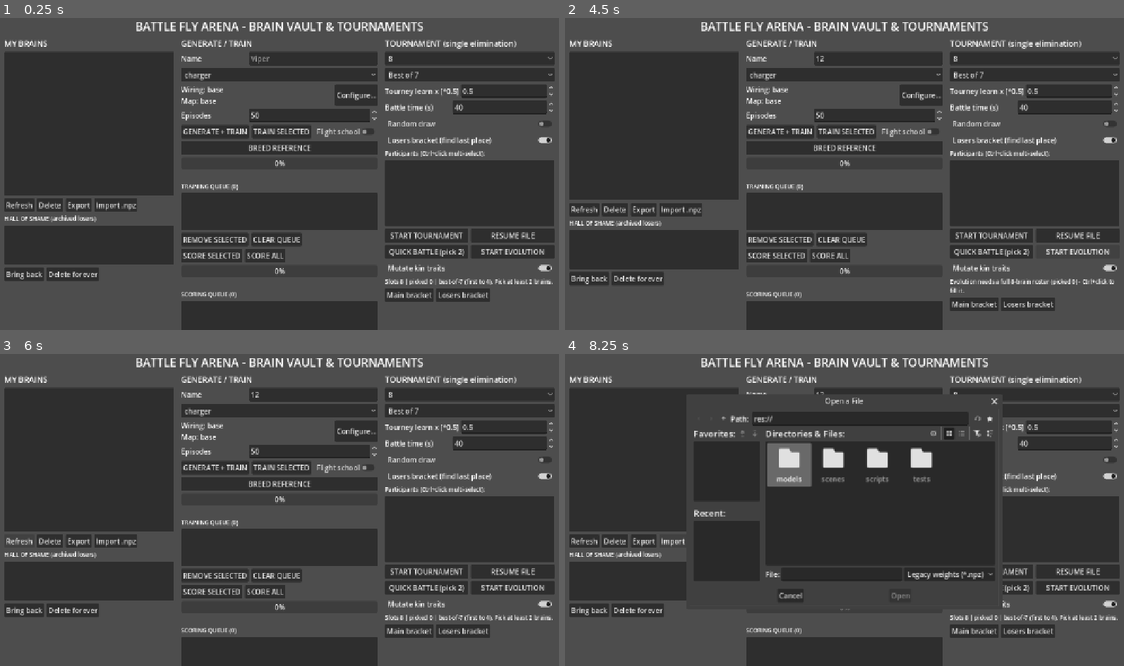
Above: before the commit, frames 1-4 (two rows, left to right).
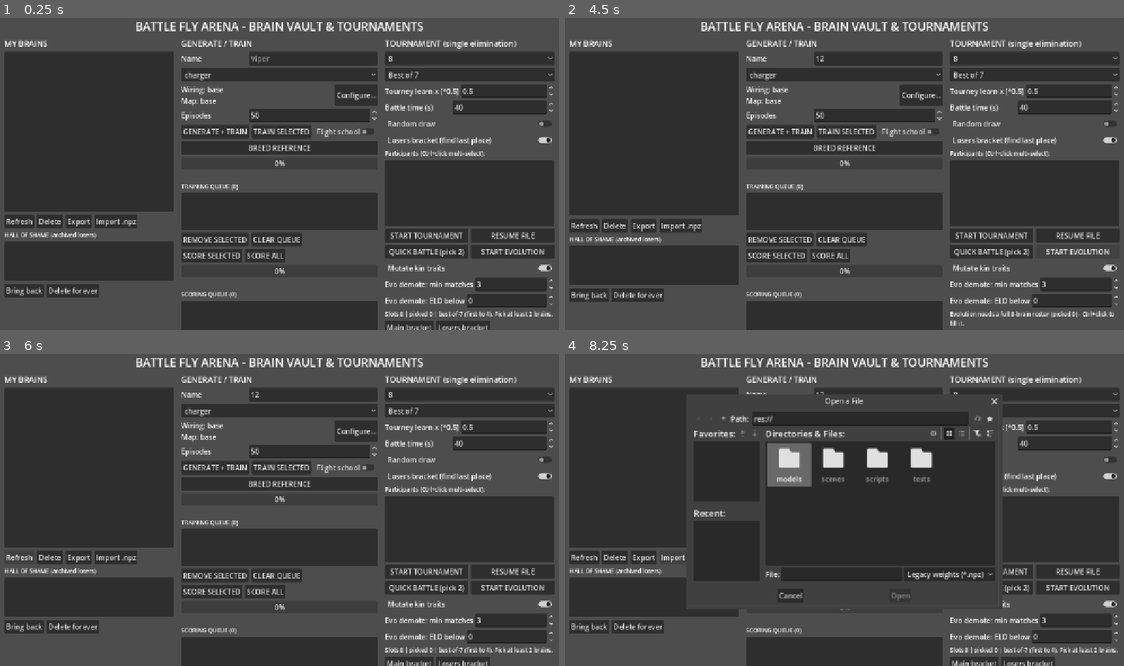
Above: after the commit, the same moments.

Repository: doku/flybrain-arena
Game: Godot game, scene res://scenes/MainMenu.tscn
Same seed, same stepped clock (60 frames per second), same inputs: the game is played once before the commit and once after it.
Inputs (mouse positions are in pixels of both pictures, inside the frame that each line leads up to):
- Up to frame 1 (0.25 s): no input
- Up to frame 2 (4.5 s): click (878, 58) at 0.52 s; type "12" at 0.6 s; click "RESUME FILE" at 1.25 s; click "QUICK BATTLE (pick 2)" at 2 s; click "START TOURNAMENT" at 2.75 s; click "START TOURNAMENT" at 3.5 s; click "START EVOLUTION" at 4.25 s
- Up to frame 3 (6 s): click "START EVOLUTION" at 5 s; click "Refresh" at 5.75 s
- Up to frame 4 (8.25 s): click "Refresh" at 6.5 s; click "Export" at 7.25 s; click "Import .npz" at 8 s

The runs differ from the first frame. In frame 1, 7.1% of the frame differs, in the area x 0-99%, y 56-100%; in frame 2, 6.8%; in frame 3, 7.1%; in frame 4, 5.8%.

Commit message:
Background-queue handoff, qualified random pool draws, demotion menu options

Diff:
--- a/arena/scripts/ArenaManager.gd
+++ b/arena/scripts/ArenaManager.gd
@@ -3490,20 +3490,27 @@
 	return "POOL: " + (", ".join(names) if names.size() > 0 else "empty")
 
 
+const POOL_MIN_TRAIN := 50
+
 func _event_maintain_pool() -> void:
 	# Breed-ahead: keep wilds training toward the bench while the
 	# event plays (clones need the champion, so they queue post-final).
+	# Qualified bench + pipeline below target queues another wild.
 	if not _event_active():
 		return
 	var director := _director()
 	if director == null:
 		return
-	var ev: Dictionary = director.event_load(_event_id())
+	var eid := _event_id()
+	var ev: Dictionary = director.event_load(eid)
 	if ev.is_empty():
 		return
 	var evo: Dictionary = director.tourney.get("evo", {})
 	var gen := int(evo.get("generation", 1))
-	var busy := (ev.get("pool", []) as Array).size()
+	var st: Dictionary = ev.get("settings", {})
+	var q: Dictionary = director.event_pool_qualified(eid, POOL_MIN_TRAIN,
+		float(st.get("elo_cutoff", 0.0)))
+	var busy := (q.get("qualified", []) as Array).size()
 	for spec in _evo_pending():
 		var sk := str((spec as Dictionary).get("kind", ""))
 		if sk == "wild" or sk == "clone":
@@ -3749,40 +3756,56 @@
 	_request_current_battle_load()
 
 
-func _event_await_pool() -> bool:
-	# Block the handoff until the bench holds two (adoptions land via
-	# the watcher; missing kinds are awaited through the shared slot).
+func _event_pool_ready_count() -> int:
+	# Qualified bench brains (schooled + above the demotion line).
+	var director := _director()
+	if director == null:
+		return 0
+	var ev: Dictionary = director.event_load(_event_id())
+	if ev.is_empty():
+		return 0
+	var st: Dictionary = ev.get("settings", {})
+	var q: Dictionary = director.event_pool_qualified(_event_id(),
+		POOL_MIN_TRAIN, float(st.get("elo_cutoff", 0.0)))
+	return (q.get("qualified", []) as Array).size() if bool(q.get("ok", false)) else 0
+
+
+func _event_pool_wait() -> bool:
+	# Rare fallback: bench short at handoff. Waits on the FINAL review
+	# screen (bracket visible, queue status live) while the background
+	# queue works - never a bare progress bar. STOP aborts.
 	var director := _director()
 	if director == null:
 		return false
-	_event_drain_done_to_pool()
-	_show_evo_phase("STOCKING POOL", "Waiting on pool breeds...")
-	for kind in ["wild", "clone"]:
-		if not _evo_active():
-			_hide_evo_phase()
-			return false
+	_show_arena_bracket("FINAL REVIEW - STOCKING BENCH (%d/%d qualified)" % [
+		_event_pool_ready_count(), EVENT_POOL_TARGET])
+	var waited := 0.0
+	while _evo_active() and waited < EVO_AWAIT_TIMEOUT:
+		await get_tree().create_timer(5.0).timeout
+		waited += 5.0
+		_evo_adopt_finished()
 		_event_drain_done_to_pool()
-		var ev: Dictionary = director.event_load(_event_id())
-		if (ev.get("pool", []) as Array).size() >= EVENT_POOL_TARGET:
-			break
-		if _evo_has_kind(kind):
-			var got := await _evo_await_queued(kind)
-			_event_drain_done_to_pool()
-			if got == "" and _evo_active():
-				_hide_evo_phase()
-				_evo_abort(kind + " breeding failed - " + _evo_spawn_why())
-				return false
-	_hide_evo_phase()
-	var ev2: Dictionary = director.event_load(_event_id())
-	if (ev2.get("pool", []) as Array).size() < EVENT_POOL_TARGET:
-		_evo_abort("pool short - refusing a short-bench event")
+		_event_maintain_pool()
+		var ready := _event_pool_ready_count()
+		if is_instance_valid(status_label):
+			status_label.text = "Bench %d/%d qualified - queue breeding..." % [ready, EVENT_POOL_TARGET]
+		if ready >= EVENT_POOL_TARGET:
+			_hide_arena_bracket()
+			return true
+	_hide_arena_bracket()
+	if not _evo_active():
 		return false
-	return true
+	_evo_abort("pool short - refusing a short-bench event")
+	return false
 
 
 func _run_event_handoff() -> void:
 	# Final's tournament_end: the title request already went out above.
-	# Bank the record, eliminate two, stock the bench, chain next event.
+	# Bank the record, eliminate two, queue the next bench generation,
+	# and chain the next event WITHOUT blocking on training: breeds
+	# ride the background queue (their specs carry into the new event
+	# file, so no verdict ever orphans). Only a short bench parks on
+	# the review screen until the queue delivers.
 	var director := _director()
 	if director == null:
 		return
@@ -3792,7 +3815,11 @@
 	_show_callout("EVENT %s CHAMPION: %s" % [eid, director.champion_name()],
 		Color(1.0, 0.85, 0.3), "ELIMINATION + BREEDING", "", false)
 	_event_drain_done_to_pool()
-	var elim: Dictionary = director.event_eliminate(eid, EVENT_MIN_MATCHES)
+	var ev0: Dictionary = director.event_load(eid)
+	var st0: Dictionary = ev0.get("settings", {})
+	var elim: Dictionary = director.event_eliminate(eid,
+		int(st0.get("min_matches", EVENT_MIN_MATCHES)),
+		float(st0.get("elo_cutoff", 0.0)))
 	if not bool(elim.get("ok", false)):
 		_evo_abort("elimination failed: " + str(elim.get("error", "?")))
 		return
@@ -3806,8 +3833,10 @@
 			_evo_clone_parent2(gen + 1, champ_id))
 	if not _evo_has_kind("wild"):
 		_evo_queue_wild(gen + 1)
-	if not await _event_await_pool():
-		return
+	_event_drain_done_to_pool()
+	if _event_pool_ready_count() < EVENT_POOL_TARGET:
+		if not await _event_pool_wait():
+			return
 	_event_start_next(ev, gone)
 
 
@@ -3827,7 +3856,8 @@
 	if survivors.size() != 14:
 		_evo_abort("event survivors %d != 14" % survivors.size())
 		return
-	var draw: Dictionary = director.event_draw_pool(eid, EVENT_POOL_TARGET)
+	var draw: Dictionary = director.event_draw_pool(eid, EVENT_POOL_TARGET,
+		POOL_MIN_TRAIN, float(st.get("elo_cutoff", 0.0)))
 	if not bool(draw.get("ok", false)):
 		_evo_abort("pool draw failed: " + str(draw.get("error", "?")))
 		return
@@ -3837,8 +3867,13 @@
 		_evo_abort("next event failed: " + str(beg.get("error", "?")))
 		return
 	var new_eid := str(beg.get("event_id", ""))
-	# Bench remainder rides into the new event; the queue starts clean
-	# (everything was awaited above, so no orphan verdicts follow).
+	# Bench remainder rides into the new event; in-flight breed specs
+	# ride along too (absolute result paths), so no verdict ever
+	# orphans across the boundary. Banked done entries stay behind:
+	# they already drained into the old pool.
+	var carried: Array = []
+	for spec in _evo_pending():
+		carried.append((spec as Dictionary).duplicate(true))
 	director.event_pool_add(new_eid,
 		(director.event_load(eid).get("pool", []) as Array))
 	var ev_new: Dictionary = director.event_load(new_eid)
@@ -3847,7 +3882,7 @@
 	director.tourney["evo"] = {"active": true, "generation": gen,
 		"episodes": EVO_EPISODES,
 		"mutate_traits": int(st.get("mutate_traits", 1)),
-		"pending": [], "done": {}}
+		"pending": carried, "done": {}}
 	director.save_state()
 	if not await _event_intermission("EVENT %s · GROUP A (GEN %d)" % [new_eid, gen],
 			_event_preview_sub("A")):
--- a/arena/scripts/MainMenu.gd
+++ b/arena/scripts/MainMenu.gd
@@ -61,6 +61,8 @@
 var tourney_random: CheckButton
 var tourney_consolation: CheckButton
 var evo_mutate_traits: CheckButton
+var evo_min_matches: SpinBox
+var evo_elo_cutoff: SpinBox
 var tourney_lr: SpinBox
 var tourney_round_time: SpinBox
 var player_list: ItemList
@@ -758,6 +760,10 @@
 	evo_mutate_traits.tooltip_text = "ON = each generation's winner-clone re-rolls one random trait (learning rate, dist gain, evasion, yaw bias) alongside genome structural mutation. OFF = exact hyperparameter copy."
 	evo_mutate_traits.button_pressed = true
 	c.add_child(evo_mutate_traits)
+	evo_min_matches = _spin("Evo demote: min matches", c, 1.0, 12.0, 1.0, 3.0,
+		"Ring experience required before a brain can be demoted to archives: only fighters with at least this many event matches are evaluated at generation end.")
+	evo_elo_cutoff = _spin("Evo demote: ELO below", c, 0.0, 2000.0, 25.0, 0.0,
+		"Demotion line: among experienced fighters, only those rated below this ELO are archived (0 = off, lowest-ELO pair goes regardless).")
 	bracket_status = Label.new()
 	bracket_status.add_theme_font_size_override("font_size", 13)
 	bracket_status.autowrap_mode = TextServer.AUTOWRAP_WORD_SMART
@@ -1468,7 +1474,9 @@
 		"round_time": tourney_round_time.value, "random_draw": false,
 		"mutate_traits": 1 if is_instance_valid(evo_mutate_traits)
 			and evo_mutate_traits.button_pressed else 0,
-		"episodes": 50, "min_matches": 3}
+		"episodes": 50,
+		"min_matches": int(evo_min_matches.value) if is_instance_valid(evo_min_matches) else 3,
+		"elo_cutoff": float(evo_elo_cutoff.value) if is_instance_valid(evo_elo_cutoff) else 0.0}
 	var beg: Dictionary = TournamentDirector.event_begin(ids, settings, 1)
 	if not bool(beg.get("ok", false)):
 		bracket_status.text = "Cannot start: %s" % str(beg.get("error", "?"))
--- a/arena/scripts/TournamentDirector.gd
+++ b/arena/scripts/TournamentDirector.gd
@@ -1680,10 +1680,13 @@
 	return {"ok": true, "advancers": qf}
 
 
-func event_eliminate_candidates(event_id: String, min_matches: int = 3, live_override: Dictionary = {}) -> Dictionary:
+func event_eliminate_candidates(event_id: String, min_matches: int = 3, elo_cutoff: float = 0.0, live_override: Dictionary = {}) -> Dictionary:
 	# Worst-first elimination order: played >= min_matches across the
-	# event files, lowest live ELO first. Pure (no archiving) so the
-	# rule is unit-testable; event_eliminate archives the bottom two.
+	# event files, lowest live ELO first. elo_cutoff > 0 restricts the
+	# axe to brains rated below it (menu demotion line); fewer than 2
+	# qualifiers falls back to matches-only order so the loop never
+	# stalls on an empty shortlist. Pure (no archiving) so the rule is
+	# unit-testable; event_eliminate archives the bottom two.
 	var ev := event_load(event_id)
 	if ev.is_empty():
 		return {"ok": false, "error": "no such event"}
@@ -1713,22 +1716,25 @@
 					var sid := str(m.get(slot + "_id", ""))
 					if sid != "":
 						played[sid] = int(played.get(sid, 0)) + 1
-	var live := live_override
-	if live.is_empty():
-		for b in list_brains():
-			var bd := b as Dictionary
-			live[str(bd.get("id", ""))] = float((bd.get("record", {}) as Dictionary).get("elo", 1200.0))
-	var cands: Array = []
+	var cards := _event_live_cards(live_override)
+	var experienced: Array = []
 	for pid in played.keys():
-		if int(played[pid]) >= min_matches and live.has(pid):
-			cands.append(pid)
-	cands.sort_custom(func(x, y): return float(live[x]) < float(live[y]))
-	return {"ok": true, "candidates": cands}
-
-
-func event_eliminate(event_id: String, min_matches: int = 3) -> Dictionary:
+		if int(played[pid]) >= min_matches and cards.has(pid):
+			experienced.append(pid)
+	experienced.sort_custom(func(x, y): return float((cards[x] as Dictionary).get("elo", 0.0)) < float((cards[y] as Dictionary).get("elo", 0.0)))
+	if elo_cutoff > 0.0:
+		var cut: Array = []
+		for pid in experienced:
+			if float((cards[pid] as Dictionary).get("elo", 0.0)) < elo_cutoff:
+				cut.append(pid)
+		if cut.size() >= 2:
+			return {"ok": true, "candidates": cut}
+	return {"ok": true, "candidates": experienced}
+
+
+func event_eliminate(event_id: String, min_matches: int = 3, elo_cutoff: float = 0.0) -> Dictionary:
 	# Archives the bottom two candidates with the reason stamped.
-	var cands := event_eliminate_candidates(event_id, min_matches)
+	var cands := event_eliminate_candidates(event_id, min_matches, elo_cutoff)
 	if not bool(cands.get("ok", false)):
 		return cands
 	var order: Array = cands.get("candidates", [])
@@ -1747,12 +1753,39 @@
 
 
 func _event_live_elo(live_override: Dictionary = {}) -> Dictionary:
-	var live := live_override
-	if live.is_empty():
-		for b in list_brains():
-			var bd := b as Dictionary
-			live[str(bd.get("id", ""))] = float((bd.get("record", {}) as Dictionary).get("elo", 1200.0))
-	return live
+	# Plain {id: elo} view (override values may be floats or full
+	# cards - normalized here so trim/sort math never sees a dict).
+	var cards := _event_live_cards(live_override)
+	var out := {}
+	for pid in cards.keys():
+		out[pid] = float((cards[pid] as Dictionary).get("elo", 0.0))
+	return out
+
+
+func _event_live_card(bd: Dictionary) -> Dictionary:
+	# Full live card for pool/elimination math: rating, schooling and
+	# ring experience in one place.
+	var r: Dictionary = bd.get("record", {})
+	var t: Dictionary = bd.get("training", {})
+	return {"elo": float(r.get("elo", 1200.0)),
+		"train": int(t.get("episodes", 0)),
+		"matches": int(r.get("matches", 0))}
+
+
+func _event_live_cards(live_override: Dictionary = {}) -> Dictionary:
+	var cards := {}
+	if not live_override.is_empty():
+		for pid in live_override.keys():
+			var v = live_override[pid]
+			if v is Dictionary:
+				cards[str(pid)] = v
+			else:
+				cards[str(pid)] = {"elo": float(v), "train": 0, "matches": 0}
+		return cards
+	for b in list_brains():
+		var bd := b as Dictionary
+		cards[str(bd.get("id", ""))] = _event_live_card(bd)
+	return cards
 
 
 func event_pool_add(event_id: String, ids: Array, live_override: Dictionary = {}) -> Dictionary:
@@ -1775,19 +1808,60 @@
 	return {"ok": true, "pool": pool}
 
 
-func event_draw_pool(event_id: String, n: int, live_override: Dictionary = {}) -> Dictionary:
-	# Top-n live ELO from the bench; drawn ids leave the pool.
+func event_pool_qualified(event_id: String, min_train: int = 50, elo_floor: float = 0.0, live_override: Dictionary = {}) -> Dictionary:
+	# Bench brains ready for the ring: schooled to min_train episodes
+	# with live ELO at/above the floor (floor <= 0 disables). Pure
+	# readout for handoff/maintain checks; the draw consumes.
 	var ev := event_load(event_id)
 	if ev.is_empty():
 		return {"ok": false, "error": "no such event"}
+	var cards := _event_live_cards(live_override)
+	var qualified: Array = []
+	for pid in (ev.get("pool", []) as Array):
+		var s := str(pid)
+		if not cards.has(s):
+			continue
+		var card: Dictionary = cards[s]
+		if int(card.get("train", 0)) >= min_train \
+				and float(card.get("elo", 0.0)) >= elo_floor:
+			qualified.append(s)
+	return {"ok": true, "qualified": qualified}
+
+
+func event_draw_pool(event_id: String, n: int, min_train: int = 50, elo_floor: float = 0.0, live_override: Dictionary = {}) -> Dictionary:
+	# Random draw weighted toward the least-experienced qualifiers
+	# (weight 1/(1+matches)): every schooled bench brain cycles into
+	# the ring over time instead of the top-ELO pair hogging every
+	# event. Drawn ids leave the pool.
+	var ev := event_load(event_id)
+	if ev.is_empty():
+		return {"ok": false, "error": "no such event"}
+	var q := event_pool_qualified(event_id, min_train, elo_floor, live_override)
+	if not bool(q.get("ok", false)):
+		return q
+	var qualified: Array = q.get("qualified", [])
+	if qualified.size() < n:
+		return {"ok": false, "error": "pool short (%d/%d qualified)" % [qualified.size(), n]}
+	var cards := _event_live_cards(live_override)
+	var drawn: Array = []
+	var bag: Array = qualified.duplicate()
+	for _i in range(n):
+		var total := 0.0
+		for pid in bag:
+			total += 1.0 / (1.0 + float((cards[pid] as Dictionary).get("matches", 0)))
+		var roll := randf() * total
+		var pick := str(bag[bag.size() - 1])
+		for pid in bag:
+			roll -= 1.0 / (1.0 + float((cards[pid] as Dictionary).get("matches", 0)))
+			if roll <= 0.0:
+				pick = str(pid)
+				break
+		drawn.append(pick)
+		bag.erase(pick)
 	var pool: Array = ev.get("pool", [])
-	var live := _event_live_elo(live_override)
-	pool = pool.filter(func(pid): return live.has(str(pid)))
-	pool.sort_custom(func(x, y): return float(live[x]) > float(live[y]))
-	if pool.size() < n:
-		return {"ok": false, "error": "pool short (%d/%d)" % [pool.size(), n]}
-	var drawn: Array = pool.slice(0, n)
-	ev["pool"] = pool.slice(n)
+	for pid in drawn:
+		pool.erase(str(pid))
+	ev["pool"] = pool
 	if not event_save(ev):
 		return {"ok": false, "error": "cannot save event"}
 	return {"ok": true, "drawn": drawn, "pool": ev["pool"]}
--- a/arena/tests/test_event_groups.gd
+++ b/arena/tests/test_event_groups.gd
@@ -151,17 +151,84 @@
 		live[str(b["id"])] = float(b["record"]["elo"])
 	live["f16"] = 900.0
 	live["f15"] = 950.0
-	var cands: Dictionary = D.call("event_eliminate_candidates", eid, 3, live)
+	var cands: Dictionary = D.call("event_eliminate_candidates", eid, 3, 0.0, live)
 	_check(bool(cands.get("ok", false)), "candidates resolve")
 	var order: Array = cands.get("candidates", [])
 	_check(order[0] == "f16" and order[1] == "f15", "lowest ELO eliminated first")
-	# Pool bench: cap trims lowest, draw takes highest.
-	D.call("event_pool_add", eid, ["f16", "f15", "f01", "f02", "f03"], live)
+	# Pool bench: cap trims lowest, qualified draw favors the green.
+	var cards := {}
+	for b in brains:
+		cards[str(b["id"])] = {"elo": float(b["record"]["elo"]), "train": 80, "matches": 20}
+	cards["f16"] = {"elo": 900.0, "train": 80, "matches": 30}
+	cards["f15"] = {"elo": 950.0, "train": 80, "matches": 30}
+	cards["f03"] = {"elo": 1980.0, "train": 10, "matches": 1}
+	D.call("event_pool_add", eid, ["f16", "f15", "f01", "f02", "f03"], cards)
 	var ev: Dictionary = D.call("event_load", eid)
 	_check((ev.get("pool", []) as Array).size() == 4, "pool capped at 4")
 	_check(not ("f16" in (ev.get("pool", []) as Array)), "cap trims lowest ELO")
-	var draw: Dictionary = D.call("event_draw_pool", eid, 2, live)
-	_check((draw.get("drawn", []) as Array) == ["f01", "f02"], "draw takes top ELO")
+	seed(7)
+	var draw: Dictionary = D.call("event_draw_pool", eid, 2, 50, 0.0, cards)
+	var drawn: Array = draw.get("drawn", [])
+	_check(drawn.size() == 2, "draw deals two")
+	_check(not ("f03" in drawn), "undertrained bench never draws")
+	for pid in drawn:
+		_check(pid in ["f01", "f02", "f15"], "drawn are qualified")
+
+
+func test_cutoff_and_weighted_draw() -> void:
+	# Demotion cutoff filters the axe; empty shortlists fall back to
+	# matches-only order. Draws favor low-match qualifiers over time.
+	var brains := _brains(16, 2000)
+	var ids: Array = []
+	for b in brains:
+		ids.append(str(b["id"]))
+	var beg: Dictionary = D.call("event_begin", ids,
+		{"best_of": 1, "lr_scale": 0.5, "round_time": 40.0}, 11, brains)
+	var eid := str(beg.get("event_id", ""))
+	var groups: Dictionary = beg.get("groups", {})
+	var gp: Array = []
+	for pid in (((groups.get("A", {}) as Dictionary).get("players", [])) as Array):
+		for b in brains:
+			if str((b as Dictionary).get("id", "")) == str(pid):
+				gp.append(b)
+	D.call("build_group_bracket", gp, "A", eid, 1, 0.5, 40.0)
+	for _i in range(6):
+		D.call("on_battle_result", "alpha", {}, {}, {}, 1, 0)
+		D.call("advance_after_match")
+	D.call("event_record_group", eid, "A")
+	# Group A players: rig cards (only they have ring time).
+	var cards := {}
+	var rigged := [850.0, 950.0, 1250.0, 1500.0]
+	var k := 0
+	for pid in (((groups.get("A", {}) as Dictionary).get("players", [])) as Array):
+		cards[str(pid)] = {"elo": rigged[k], "train": 80, "matches": 10}
+		k += 1
+	# Cutoff 1000: exactly the two sub-1000 brains qualify, worst first.
+	var cands: Dictionary = D.call("event_eliminate_candidates", eid, 3, 1000.0, cards)
+	_check(bool(cands.get("ok", false)), "cutoff shortlist resolves")
+	var order: Array = cands.get("candidates", [])
+	_check(order.size() == 2, "cutoff yields exactly two")
+	# Cutoff nobody meets: falls back to matches-only ELO order.
+	var fb: Dictionary = D.call("event_eliminate_candidates", eid, 3, 100.0, cards)
+	var forder: Array = fb.get("candidates", [])
+	_check(forder.size() == 4, "fallback covers all experienced")
+	# Weighted draw: the 2-match rookie laps the 30-match veterans.
+	var pool_cards := {
+		"vet_a": {"elo": 1500.0, "train": 80, "matches": 30},
+		"vet_b": {"elo": 1400.0, "train": 80, "matches": 30},
+		"rook": {"elo": 1250.0, "train": 60, "matches": 2}}
+	D.call("event_pool_add", eid, ["vet_a", "vet_b", "rook"], pool_cards)
+	seed(11)
+	var tallies := {"vet_a": 0, "vet_b": 0, "rook": 0}
+	for _i in range(30):
+		D.call("event_pool_add", eid, ["vet_a", "vet_b", "rook"], pool_cards)
+		var one: Dictionary = D.call("event_draw_pool", eid, 1, 50, 0.0, pool_cards)
+		tallies[str((one.get("drawn", []) as Array)[0])] += 1
+	_check(int(tallies["rook"]) > int(tallies["vet_a"]), "rookie outdraws veterans")
+	_check(int(tallies["rook"]) > int(tallies["vet_b"]), "rookie outdraws veterans II")
+	# Training floor + ELO floor gate the bench.
+	var q: Dictionary = D.call("event_pool_qualified", eid, 50, 1450.0, pool_cards)
+	_check((q.get("qualified", []) as Array) == ["vet_a"], "floors gate qualification")
 
 
 func _panels(bracket) -> Array:
@@ -412,6 +479,7 @@
 	test_event_chain()
 	test_overview_render()
 	test_prebuilt_overview()
+	test_cutoff_and_weighted_draw()
 	_cleanup()
 	if failures == 0:
 		print("ALL EVENT-GROUP TESTS PASSED")
